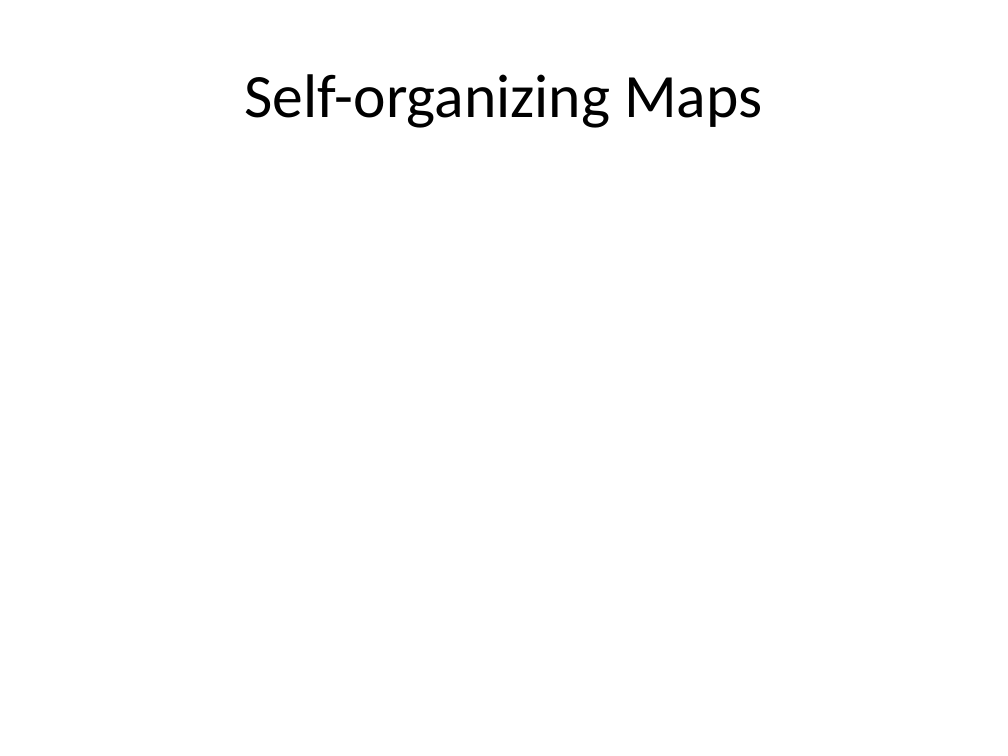
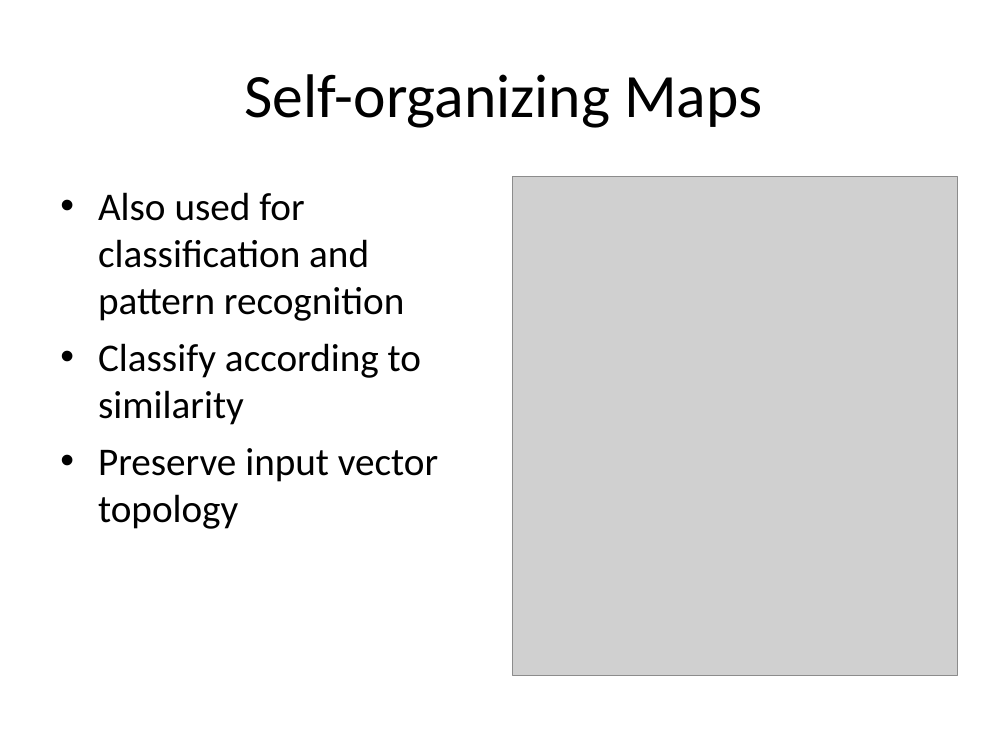
Before and after one commit to mazzas/School, a slide deck: slide 16 of SE4910/Project/Neural Network Toolbox.ppt. Drawn at 1008x756 pixels with LibreOffice and Linux fonts; fonts in the diff are those of the drawing; grey boxes stand for pictures. Boxes give left, top, right and bottom in pixels: in the first picture for what was removed or moved away, otherwise in the second. Text is boxed around its words. In the diff, an @@ line names an element or a change of style, - is before the commit and + after.

```diff
--- a/SE4910/Project/Neural Network Toolbox.ppt
+++ b/SE4910/Project/Neural Network Toolbox.ppt
@@ picture added at (x1=512, y1=176, x2=958, y2=675) @@
@@ text added at (x1=98, y1=192, x2=438, y2=529), 28 pt, text #000000 @@
+• Also used for classification and pattern recognition
+• Classify according to similarity
+• Preserve input vector topology
```
Also in this commit, not shown: 6 other slides changed, 3 slides added, 3 slides removed.
